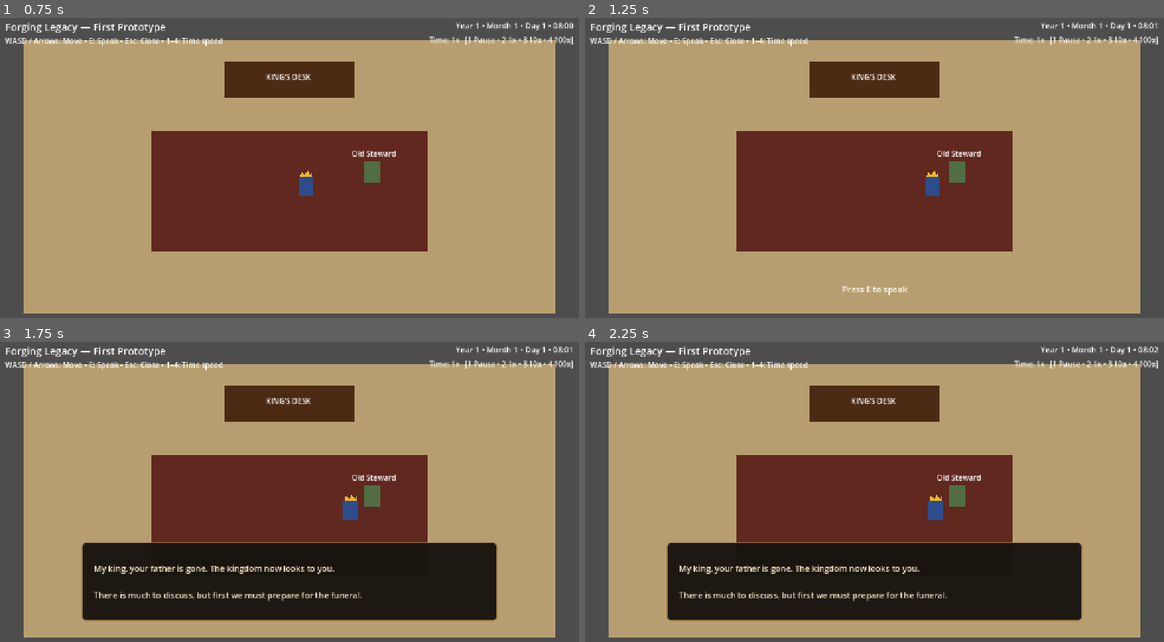
Above: before the commit, frames 1-4 (two rows, left to right).
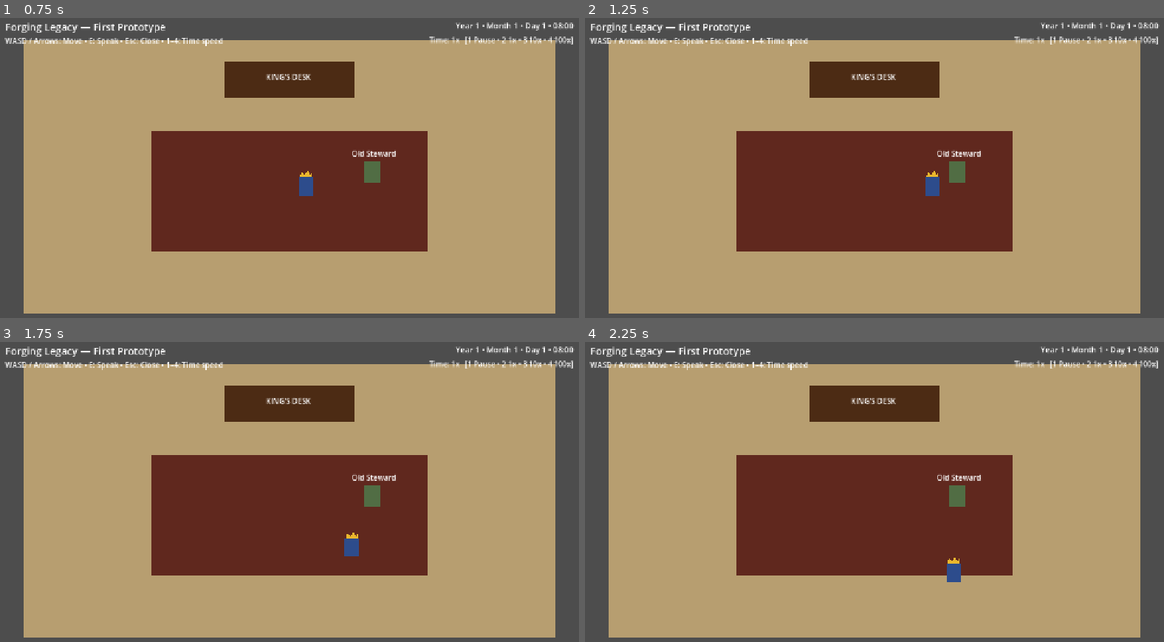
Above: after the commit, the same moments.

Repository: thomasmcanerney-gif/forging-legacy-game
Game: Godot game, scene res://scenes/main.tscn
Two runs of this game, one before a commit and one after it. Both use one fixed random seed, a clock stepped at 60 frames per second and the inputs below.
Inputs:
- Up to frame 1 (0.75 s): tap Enter at 0.5 s; hold D (move_right) from 0.53 s (still down); tap E (interact) at 0.6 s
- Up to frame 2 (1.25 s): keep holding D (move_right); tap M at 0.8 s
- Up to frame 3 (1.75 s): tap E (interact) at 1.25 s; release D (move_right) at 1.28 s; hold S (move_down) from 1.28 s (still down); tap M at 1.35 s; tap O at 1.55 s
- Up to frame 4 (2.25 s): release S (move_down) at 2.03 s; hold D (move_right) from 2.03 s (still down); tap O at 2.1 s

Frame 1 is identical in both runs. In frame 2, 0.1% of the frame differs, in the area x 44-100%, y 1-93%; in frame 3, 19%, in the area x 14-100%, y 1-94%; in frame 4, 19%.
Error after the commit: Invalid assignment of property or key 'visible' with value of type 'bool' on a base object of type 'null instance'. (res://scripts/main.gd:25)

Commit message:
Add kingdom map and messenger controls

Diff:
--- a/scripts/main.gd
+++ b/scripts/main.gd
@@ -3,30 +3,48 @@
 @onready var player: Player = $Player
 @onready var advisor: Area2D = $Advisor
 @onready var game_time: GameTime = $GameTime
+@onready var messenger_system: MessengerSystem = $MessengerSystem
 @onready var prompt: Label = $UI/InteractionPrompt
 @onready var dialogue_panel: PanelContainer = $UI/DialoguePanel
 @onready var dialogue_text: Label = $UI/DialoguePanel/MarginContainer/DialogueText
 @onready var date_label: Label = $UI/DateLabel
 @onready var speed_label: Label = $UI/SpeedLabel
+@onready var map_panel: Panel = $UI/MapPanel
+@onready var map_status: Label = $UI/MapPanel/MapStatus
+@onready var messenger_marker: Polygon2D = $UI/MapPanel/Messenger
+
+const CAPITAL_POS := Vector2(255, 285)
+const NORTHERN_MARCH_POS := Vector2(805, 175)
 
 var dialogue_open := false
+var map_open := false
 
 func _ready() -> void:
 	dialogue_panel.visible = false
 	prompt.visible = false
+	map_panel.visible = false
+	messenger_marker.visible = false
+
 	game_time.time_changed.connect(_on_time_changed)
 	game_time.speed_changed.connect(_on_speed_changed)
+	messenger_system.journey_started.connect(_on_journey_started)
+	messenger_system.journey_progress.connect(_on_journey_progress)
+	messenger_system.phase_changed.connect(_on_messenger_phase_changed)
+	messenger_system.journey_completed.connect(_on_journey_completed)
+
 	_on_time_changed(game_time.get_display_text())
 	_on_speed_changed(game_time.get_speed_name())
 
-func _process(_delta: float) -> void:
+func _process(delta: float) -> void:
+	messenger_system.advance(delta, game_time.speed_multiplier)
+
 	var close_enough := player.global_position.distance_to(advisor.global_position) < 90.0
-	prompt.visible = close_enough and not dialogue_open
+	prompt.visible = close_enough and not dialogue_open and not map_open
 
-	if close_enough and Input.is_action_just_pressed("interact"):
+	if close_enough and Input.is_action_just_pressed("interact") and not map_open:
 		_set_dialogue_open(not dialogue_open)
 		if dialogue_open:
-			dialogue_text.text = "My king, your father is gone. The kingdom now looks to you.\n\nThere is much to discuss, but first we must prepare for the funeral."
+			dialogue_text.text = "My king, reports from the Northern March require your attention.\n\nOpen the kingdom map with M. When you are ready, send the governor an order with O."
 
 	if dialogue_open and Input.is_action_just_pressed("ui_cancel"):
 		_set_dialogue_open(false)
@@ -42,11 +60,37 @@
 				game_time.set_speed(10.0)
 			KEY_4:
 				game_time.set_speed(100.0)
+			KEY_M:
+				_toggle_map()
+			KEY_O:
+				if map_open:
+					_send_regional_order()
+			KEY_ESCAPE:
+				if map_open:
+					_set_map_open(false)
+
+func _toggle_map() -> void:
+	_set_map_open(not map_open)
+
+func _set_map_open(open: bool) -> void:
+	map_open = open
+	map_panel.visible = open
+	if open and dialogue_open:
+		_set_dialogue_open(false)
+	player.set_movement_enabled(not open and not dialogue_open)
+	prompt.visible = false
+
+func _send_regional_order() -> void:
+	if messenger_system.active:
+		map_status.text = "A royal messenger is already carrying this matter."
+		return
+
+	messenger_system.start_journey()
 
 func _set_dialogue_open(open: bool) -> void:
 	dialogue_open = open
 	dialogue_panel.visible = open
-	player.set_movement_enabled(not open)
+	player.set_movement_enabled(not open and not map_open)
 	prompt.visible = false
 
 func _on_time_changed(display_text: String) -> void:
@@ -54,3 +98,20 @@
 
 func _on_speed_changed(speed_name: String) -> void:
 	speed_label.text = "Time: %s   [1 Pause • 2 1x • 3 10x • 4 100x]" % speed_name
+
+func _on_journey_started() -> void:
+	messenger_marker.visible = true
+	messenger_marker.position = CAPITAL_POS
+
+func _on_journey_progress(progress: float, returning: bool) -> void:
+	if returning:
+		messenger_marker.position = NORTHERN_MARCH_POS.lerp(CAPITAL_POS, progress)
+	else:
+		messenger_marker.position = CAPITAL_POS.lerp(NORTHERN_MARCH_POS, progress)
+
+func _on_messenger_phase_changed(text: String) -> void:
+	map_status.text = text
+
+func _on_journey_completed() -> void:
+	messenger_marker.position = CAPITAL_POS
+	messenger_marker.visible = false
